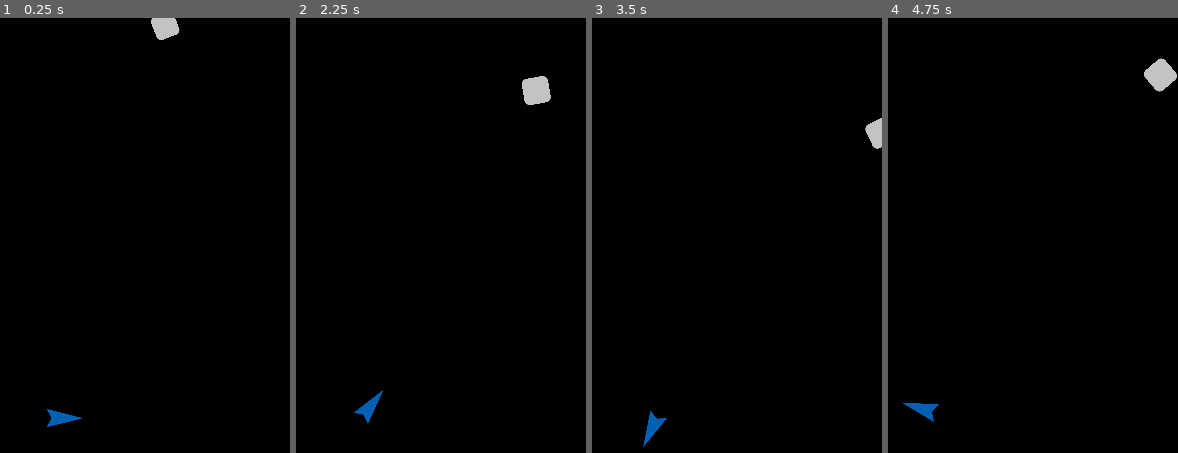
Above: before the commit, frames 1-4 (left to right).
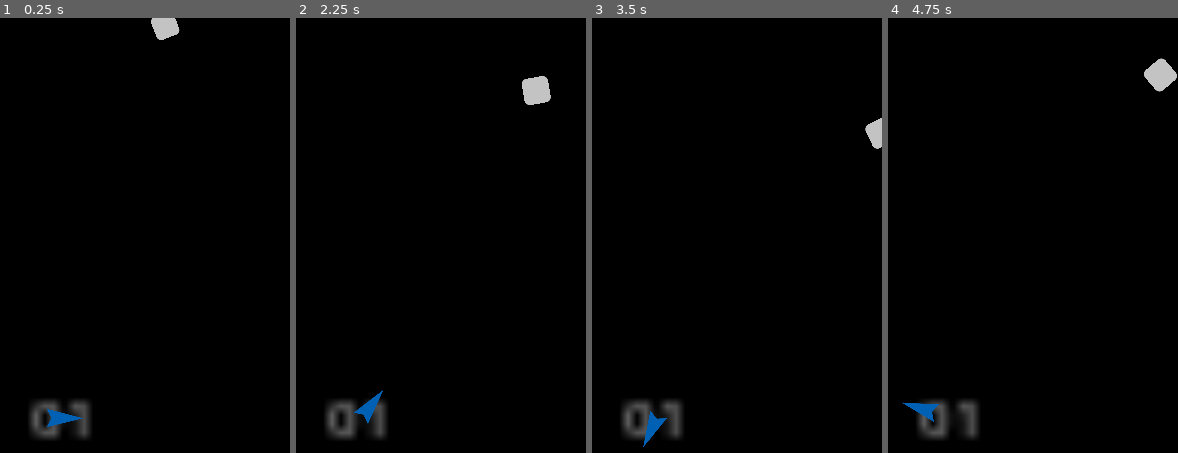
Above: after the commit, the same moments.

Repository: veprogames/blumo
Game: Godot game, scene res://level/level.tscn
Two runs of this game, one before a commit and one after it. Both use one fixed random seed, a clock stepped at 60 frames per second and the inputs below.
Inputs (mouse positions are in pixels of both pictures, inside the frame that each line leads up to):
- Up to frame 1 (0.25 s): no input
- Up to frame 2 (2.25 s): move the mouse to (385, 413) at 0.52 s; move the mouse to (339, 422) at 1.27 s; move the mouse to (371, 405) at 2.02 s
- Up to frame 3 (3.5 s): move the mouse to (650, 431) at 2.77 s
- Up to frame 4 (4.75 s): move the mouse to (986, 426) at 3.52 s; move the mouse to (919, 409) at 4.27 s

The runs differ from the first frame. In frame 1, 1.2% of the frame differs, in the area x 10-32%, y 87-97%; in frame 2, 1.2%; in frame 3, 1.2%; in frame 4, 1.2%.

Commit message:
simple remaining counter

Diff:
--- a/level/level.tscn
+++ b/level/level.tscn
@@ -1,9 +1,10 @@
-[gd_scene load_steps=7 format=3 uid="uid://biepw3gb8bcue"]
+[gd_scene load_steps=8 format=3 uid="uid://biepw3gb8bcue"]
 
 [ext_resource type="PackedScene" uid="uid://b524q435s8xuh" path="res://player/player.tscn" id="1_2tvxm"]
 [ext_resource type="Script" path="res://level/level.gd" id="1_qimrh"]
 [ext_resource type="PackedScene" uid="uid://cr514afpudpu0" path="res://player/trail/player_trail.tscn" id="2_dp51t"]
 [ext_resource type="PackedScene" uid="uid://dufqidwgk1b28" path="res://player/trail/collision/trail_collision_manager.tscn" id="3_6qic3"]
+[ext_resource type="PackedScene" uid="uid://xj62mrn8p1oo" path="res://level/ui/remaining_edible_counter.tscn" id="5_ibb6m"]
 [ext_resource type="PackedScene" uid="uid://ii8882bpv1n6" path="res://level/edible_spawner.tscn" id="6_45qq1"]
 [ext_resource type="PackedScene" uid="uid://k2rqx22hnehf" path="res://level/level_stage_manager.tscn" id="6_u3frg"]
 
@@ -30,6 +31,21 @@
 grow_vertical = 2
 color = Color(0, 0, 0, 1)
 
+[node name="CanvasLayer2" type="CanvasLayer" parent="."]
+layer = -9
+
+[node name="RemainingEdibleCounter" parent="CanvasLayer2" node_paths=PackedStringArray("stage_manager") instance=ExtResource("5_ibb6m")]
+modulate = Color(1, 1, 1, 0.556863)
+offset_left = -465.0
+offset_top = -175.0
+offset_right = -350.0
+offset_bottom = -132.0
+scale = Vector2(8, 8)
+text = "123"
+horizontal_alignment = 1
+vertical_alignment = 1
+stage_manager = NodePath("../../LevelStageManager")
+
 [node name="EdibleSpawner" parent="." node_paths=PackedStringArray("level") instance=ExtResource("6_45qq1")]
 level = NodePath("..")
 
--- a/level/level_stage_manager.gd
+++ b/level/level_stage_manager.gd
@@ -1,5 +1,7 @@
 class_name LevelStageManager
 extends Node2D
+
+signal remaining_changed(new_amount: int)
 
 @export var spawner: EdibleSpawner
 
@@ -19,6 +21,7 @@
 func start_stage() -> void:
 	remaining = get_total_edibles(stage)
 	remaining_to_spawn = get_total_edibles(stage)
+	remaining_changed.emit(remaining)
 	try_spawn_edibles()
 
 func next_stage() -> void:
@@ -37,5 +40,8 @@
 func _on_edible_eaten() -> void:
 	try_spawn_edibles()
 	remaining -= 1
+
+	remaining_changed.emit(remaining)
+
 	if remaining == 0:
 		next_stage()
--- /dev/null
+++ b/level/ui/remaining_edible_counter.gd
@@ -0,0 +1,11 @@
+class_name RemainingEdibleCounter
+extends Label
+
+@export var stage_manager: LevelStageManager
+
+func _ready() -> void:
+	text = "%02d" % stage_manager.remaining
+	stage_manager.remaining_changed.connect(_on_remaining_changed)
+
+func _on_remaining_changed(new_remaining: int) -> void:
+	text = "%02d" % new_remaining
--- /dev/null
+++ b/level/ui/remaining_edible_counter.tscn
@@ -0,0 +1,17 @@
+[gd_scene load_steps=2 format=3 uid="uid://xj62mrn8p1oo"]
+
+[ext_resource type="Script" path="res://level/ui/remaining_edible_counter.gd" id="1_ab810"]
+
+[node name="RemainingEdibleCounter" type="Label"]
+anchors_preset = 8
+anchor_left = 0.5
+anchor_top = 0.5
+anchor_right = 0.5
+anchor_bottom = 0.5
+offset_left = -0.5
+offset_top = -11.5
+offset_right = 0.5
+offset_bottom = 11.5
+grow_horizontal = 2
+grow_vertical = 2
+script = ExtResource("1_ab810")
